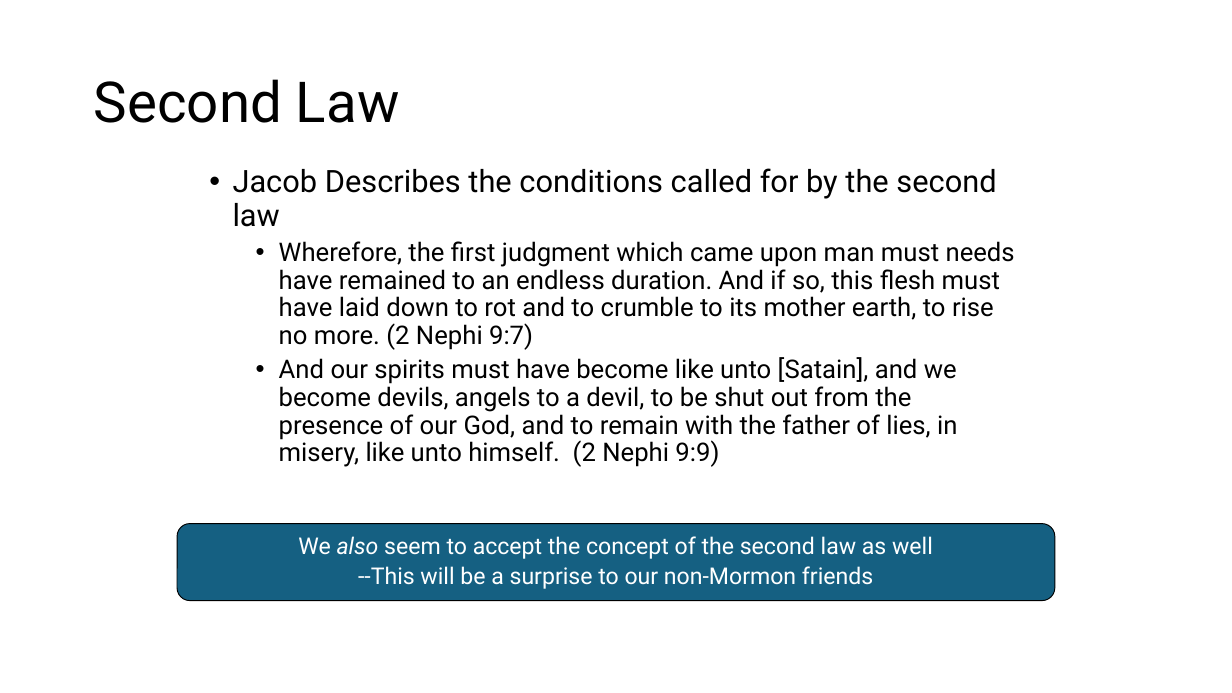
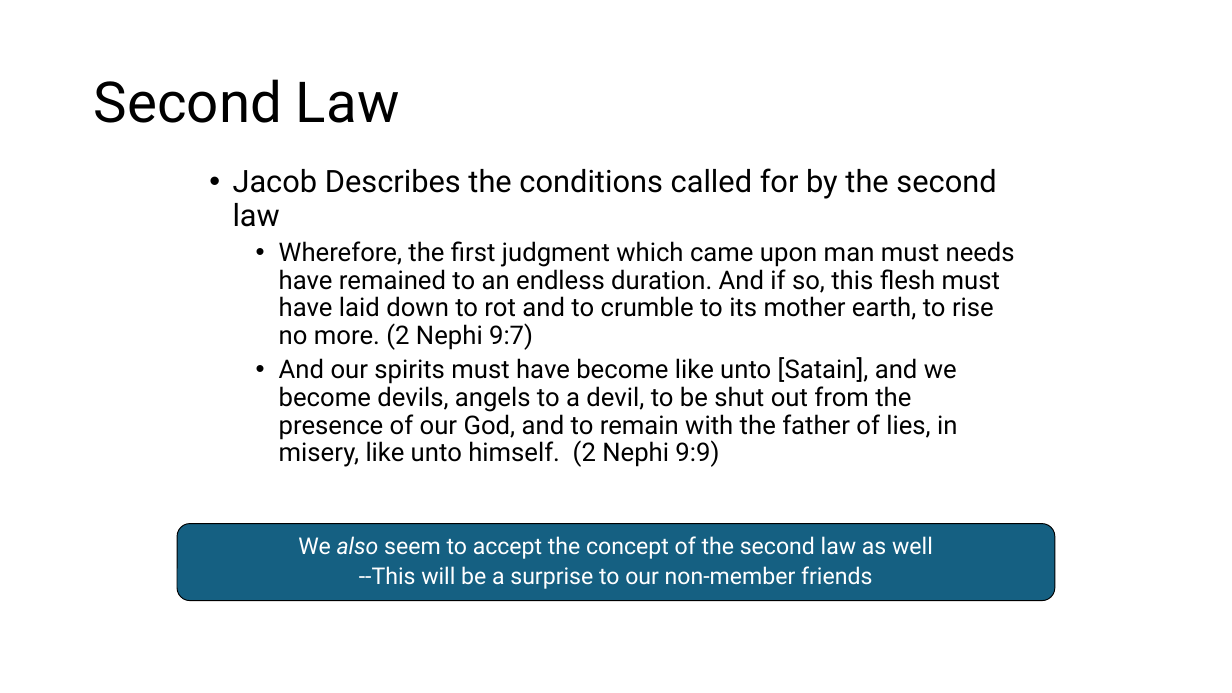
Before and after one commit to rtlines/Introductory-Physics-II, a slide deck: slide 32 of Lecture_Slides/PH 123 Lecture 39.pptx. Drawn at 1232x693 pixels with LibreOffice and Linux fonts; fonts in the diff are those of the drawing. Boxes give left, top, right and bottom in pixels: in the first picture for what was removed or moved away, otherwise in the second. Text is boxed around its words. In the diff, an @@ line names an element or a change of style, - is before the commit and + after.

```diff
--- a/Lecture_Slides/PH 123 Lecture 39.pptx
+++ b/Lecture_Slides/PH 123 Lecture 39.pptx
@@ text in rounded rectangle at (x1=359, y1=566, x2=872, y2=589): text changed @@
---This will be a surprise to our non-Mormon friends
+--This will be a surprise to our non-member friends
```
Also in this commit, not shown: 9 other files.
